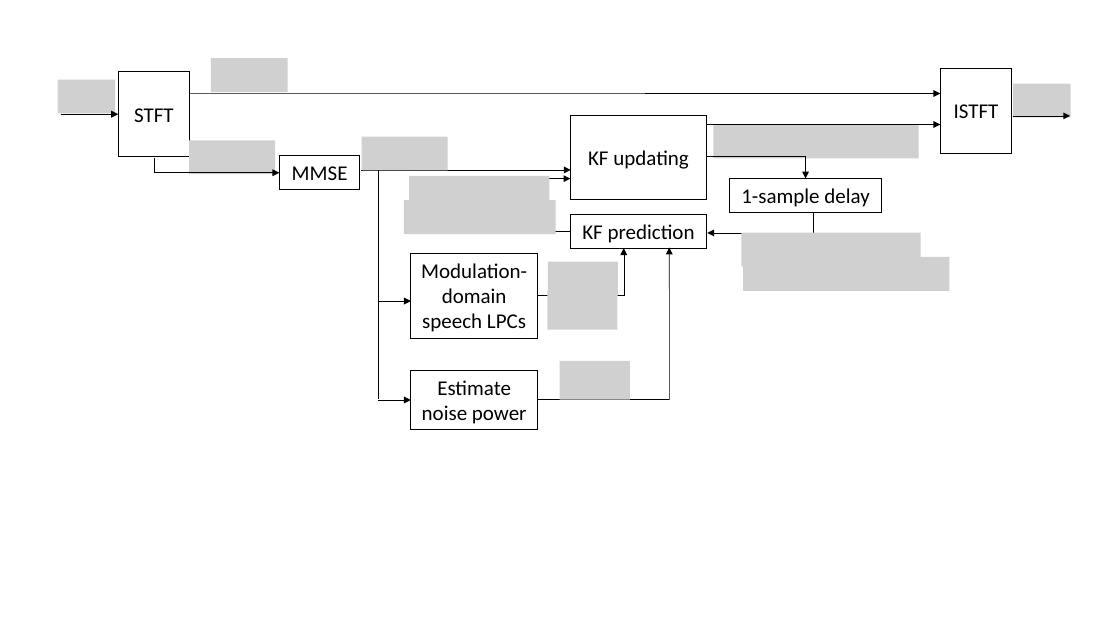
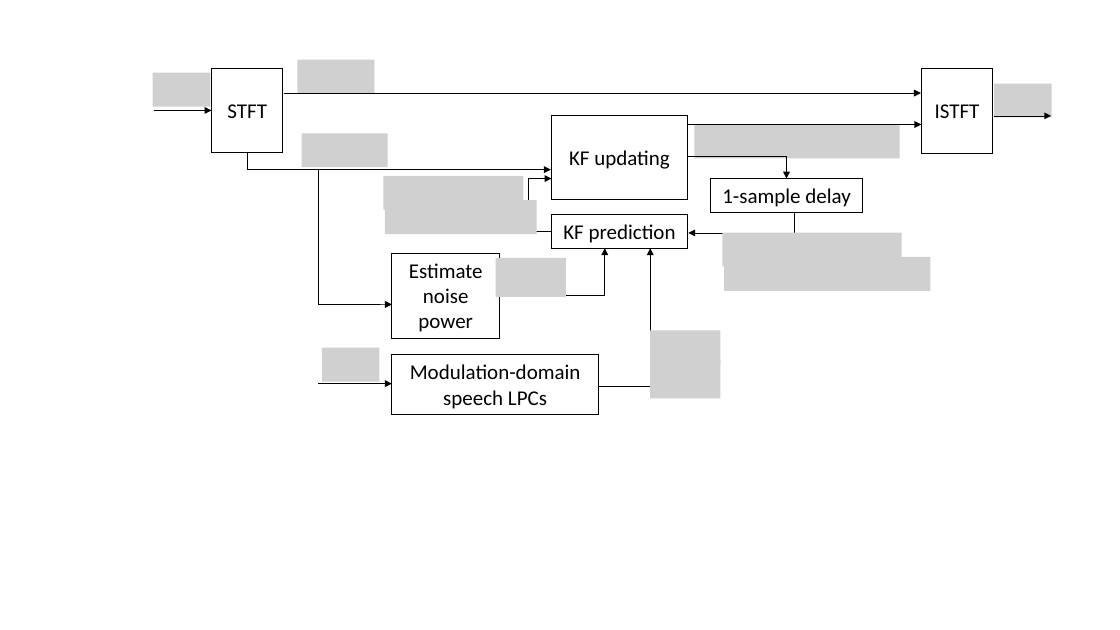
Before and after one commit to jygoh1/FinalYearProject, a slide deck: slide 1 of Final Report/block diagram.pptx. Drawn at 1120x630 pixels with LibreOffice and Linux fonts; fonts in the diff are those of the drawing; grey boxes stand for pictures. Boxes give left, top, right and bottom in pixels: in the first picture for what was removed or moved away, otherwise in the second. Text is boxed around its words. In the diff, an @@ line names an element or a change of style, - is before the commit and + after.

```diff
--- a/Final Report/block diagram.pptx
+++ b/Final Report/block diagram.pptx
@@ picture removed at (211, 58, 288, 92) @@
@@ picture removed at (58, 80, 116, 113) @@
@@ picture added at (153, 72, 211, 106) @@
@@ picture added at (297, 60, 375, 93) @@
@@ 6 arrows, 5 pictures, 4 rectangles, 4 lines: place and size @@
-6 arrows, 5 pictures, 4 rectangles, 4 lines at (404, 68, 1071, 296)
+6 arrows, 5 pictures, 4 rectangles, 4 lines at (385, 68, 1052, 296)
@@ arrow moved from (190, 93) - (940, 93) to (284, 93) - (921, 93) @@
@@ picture removed at (189, 140, 276, 174) @@
@@ picture added at (302, 134, 388, 167) @@
@@ picture removed at (362, 137, 449, 171) @@
@@ arrow removed from (154, 173) to (280, 173) @@
@@ 1 rectangle, 1 arrow, 1 line: place and size @@
-1 rectangle, 1 arrow, 1 line at (60, 71, 190, 172)
+1 rectangle, 1 arrow, 1 line at (154, 68, 283, 170)
@@ arrow moved from (360, 170) - (571, 170) to (247, 170) - (551, 170) @@
@@ rectangle removed at (280, 156, 360, 190) @@
-MMSE
@@ line moved from (378, 170) - (378, 399) to (318, 170) - (318, 304) @@
@@ picture: place and size @@
-picture at (409, 176, 549, 209)
+picture at (383, 176, 523, 209)
@@ rectangle "Estimate noise power": place and size @@
-rectangle "Estimate noise power" at (411, 371, 538, 430)
+rectangle "Estimate noise power" at (392, 253, 500, 338)
@@ picture added at (496, 258, 565, 297) @@
@@ picture removed at (548, 262, 618, 296) @@
@@ arrow moved from (670, 400) - (670, 248) to (650, 386) - (650, 248) @@
@@ line moved from (538, 296) - (624, 296) to (500, 296) - (605, 296) @@
@@ picture removed at (548, 291, 618, 329) @@
@@ arrow moved from (378, 301) - (411, 301) to (318, 304) - (392, 304) @@
@@ picture added at (322, 348, 380, 381) @@
@@ rectangle "Modulation-domain speech LPCs": place and size @@
-rectangle "Modulation-domain speech LPCs" at (411, 253, 538, 338)
+rectangle "Modulation-domain speech LPCs" at (392, 355, 599, 414)
@@ picture added at (650, 330, 720, 364) @@
@@ arrow moved from (378, 400) - (411, 400) to (318, 384) - (392, 384) @@
@@ picture removed at (560, 361, 629, 400) @@
@@ line moved from (538, 399) - (670, 399) to (650, 386) - (599, 386) @@
@@ picture added at (650, 360, 720, 398) @@
```
Also in this commit, not shown: 18 other files.
